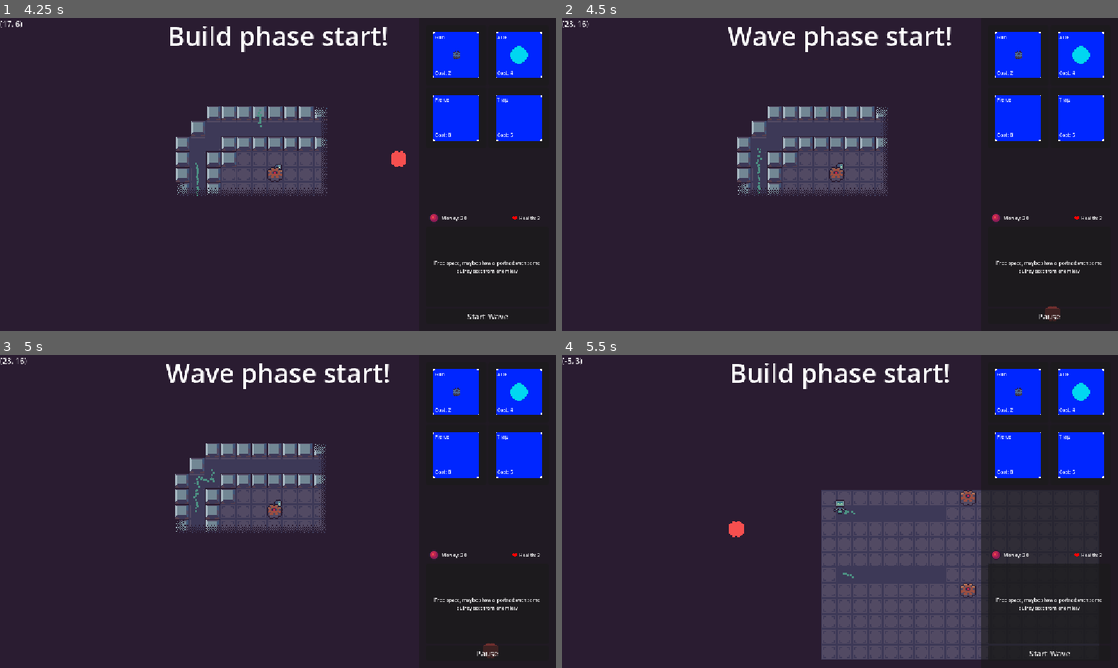
Above: before the commit, frames 1-4 (two rows, left to right).
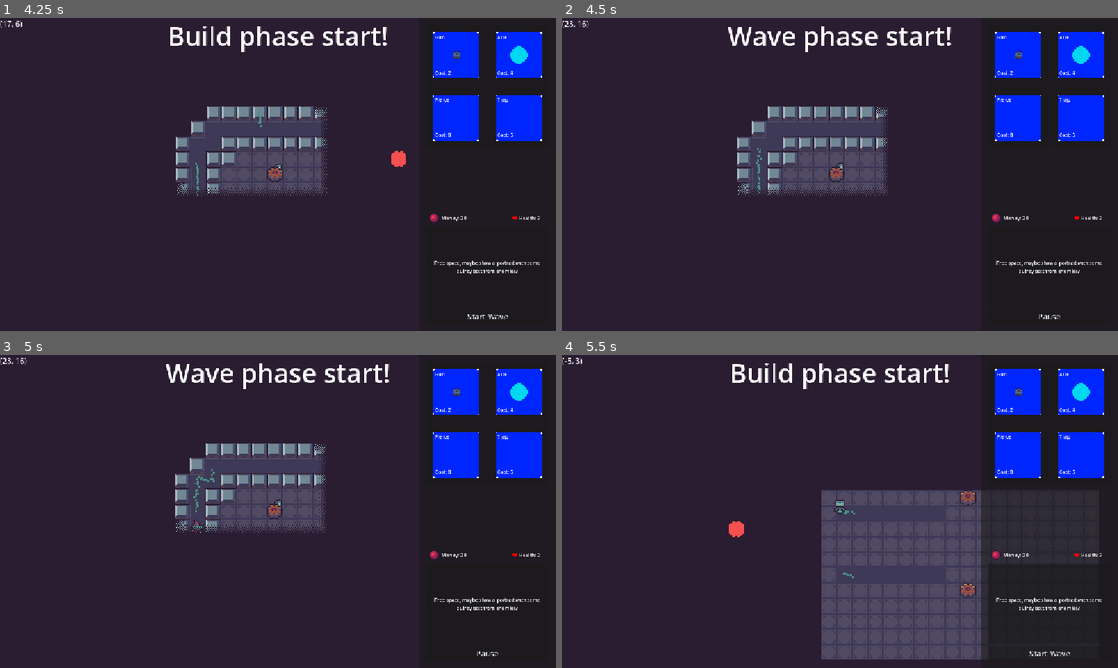
Above: after the commit, the same moments.

Repository: aughckt/spin-to-win
Game: Godot game, scene res://structure/meta/level_manager.tscn
Two runs of this game, one before a commit and one after it. Both use one fixed random seed, a clock stepped at 60 frames per second and the inputs below. The engine's default icon, where the game draws it, is replaced by a stand-in: a white triangle on a blue panel in a dark square.
Inputs (mouse positions are in pixels of both pictures, inside the frame that each line leads up to):
- Up to frame 1 (4.25 s): click "Start Wave" at 0.5 s; click (455, 55) at 1.27 s; click "Pause" at 2 s; click "Continue" at 2.75 s; move the mouse to (400, 158) at 3.52 s; hold D (right) from 3.53 s (still down); hold Ctrl (toggle_wave) from 3.53 s (still down); click (400, 158) at 3.67 s
- Up to frame 2 (4.5 s): release D (right) at 4.25 s; release Ctrl (toggle_wave) at 4.25 s; click "Start Wave" at 4.25 s
- Up to frame 3 (5 s): no input
- Up to frame 4 (5.5 s): tap Enter at 5 s; move the mouse to (728, 527) at 5.02 s; hold S (down) from 5.03 s (still down); tap Space (interact) at 5.1 s; tap Ctrl (toggle_wave) at 5.3 s

Frame 1 is identical in both runs. In frame 2, 0.1% of the frame differs, in the area x 86-90%, y 92-97%; in frame 3, 0.1%, in the area x 34-98%, y 52-97%; in frame 4, nothing differs.
Error after the commit: Out of bounds get index '1' (on base: 'Array[SpawnPoint]') (res://structure/meta/trooper_spawner.gd:102)

Commit message:
current_wave_max fix

Diff:
--- a/structure/levels/level_aoe_intro.tscn
+++ b/structure/levels/level_aoe_intro.tscn
@@ -1,8 +1,10 @@
 [gd_scene format=4 uid="uid://da6rifdr4iwji"]
 
 [ext_resource type="PackedScene" uid="uid://b04sr3oh5d0f3" path="res://structure/levels/template_level.tscn" id="1_siism"]
+[ext_resource type="Resource" uid="uid://d1d1i0v27fv7e" path="res://structure/levels/wave_data_test.tres" id="2_5qrxn"]
 
 [node name="TemplateLevel" unique_id=251983101 instance=ExtResource("1_siism")]
+waves = Array[Array]([[ExtResource("2_5qrxn")], [ExtResource("2_5qrxn")]])
 
 [node name="SpawnPoint1" parent="SpawnPointContainer" parent_id_path=PackedInt32Array(1156764314) index="0" unique_id=1971849226]
 position = Vector2(288, 608)
--- a/structure/levels/level_gunturn.tscn
+++ b/structure/levels/level_gunturn.tscn
@@ -2,6 +2,7 @@
 
 [ext_resource type="PackedScene" uid="uid://b04sr3oh5d0f3" path="res://structure/levels/template_level.tscn" id="1_5bju1"]
 [ext_resource type="Script" uid="uid://lglt8bhkbaeb" path="res://structure/meta/wave_data.gd" id="2_halu2"]
+[ext_resource type="Resource" uid="uid://d1d1i0v27fv7e" path="res://structure/levels/wave_data_test.tres" id="3_jgr2m"]
 
 [sub_resource type="Curve" id="Curve_jgr2m"]
 _limits = [0.0, 5.0, 0.0, 15.0]
@@ -15,7 +16,7 @@
 metadata/_custom_type_script = "uid://lglt8bhkbaeb"
 
 [node name="LevelGunturn" unique_id=251983101 instance=ExtResource("1_5bju1")]
-waves = Array[Array]([[SubResource("Resource_halu2")]])
+waves = Array[Array]([[SubResource("Resource_halu2"), ExtResource("3_jgr2m")]])
 
 [node name="SpawnPoint1" parent="SpawnPointContainer" parent_id_path=PackedInt32Array(1156764314) index="0" unique_id=1971849226]
 position = Vector2(224, 480)
--- /dev/null
+++ b/structure/levels/wave_data_test.tres
@@ -0,0 +1,14 @@
+[gd_resource type="Resource" script_class="WaveData" format=3 uid="uid://d1d1i0v27fv7e"]
+
+[ext_resource type="Script" uid="uid://lglt8bhkbaeb" path="res://structure/meta/wave_data.gd" id="1_lnvci"]
+
+[sub_resource type="Curve" id="Curve_bbew2"]
+_limits = [0.0, 3.0, 0.0, 10.0]
+_data = [Vector2(1e-05, 3), 0.0, 0.0, 0, 0, Vector2(10, 3), 0.0, 0.0, 0, 0]
+point_count = 2
+
+[resource]
+script = ExtResource("1_lnvci")
+credit_curve = SubResource("Curve_bbew2")
+total_credits = 20
+metadata/_custom_type_script = "uid://lglt8bhkbaeb"
--- a/structure/meta/level_manager.gd
+++ b/structure/meta/level_manager.gd
@@ -15,7 +15,8 @@
 
 ##array of array of WaveData
 var current_wave_list: Array[Array]
-
+## This is the amount of waves, maximum of all wave-lists in the level.
+var current_wave_max: int = 0
 var current_wave_index: int = 0
 
 signal wave_started
@@ -86,6 +87,12 @@
 			assert(x is WaveData)
 			var w := (x as WaveData).credit_curve
 			assert(w.sample(w.max_domain) as int >= 1, "The end of a curve should be >= 1 so that the credits can always be spent completely")
+
+	current_wave_max = 0
+	for wave: Array in current_wave_list:
+		if wave.size() > current_wave_max:
+			current_wave_max = wave.size()
+
 	current_wave_index = 0
 	TrooperSpawner.INST.spawn_points = current_level.spawn_points
 	TrooperSpawner.INST.finished.connect(end_wave)
@@ -93,7 +100,7 @@
 
 func start_wave() -> void:
 	set_build_phase(false)
-	if current_wave_index >= current_wave_list.size():
+	if current_wave_index >= current_wave_max:
 		return
 	print("%s: Wave %s started!" % [name, current_wave_index])
 	var current_waves: Array[WaveData] = []
@@ -121,7 +128,8 @@
 	current_wave_index += 1
 	TrooperSpawner.INST.disable()
 	wave_finished.emit()
-	if current_wave_index >= current_wave_list.size():
+
+	if current_wave_index >= current_wave_max:
 		win_level()
 		return
 
